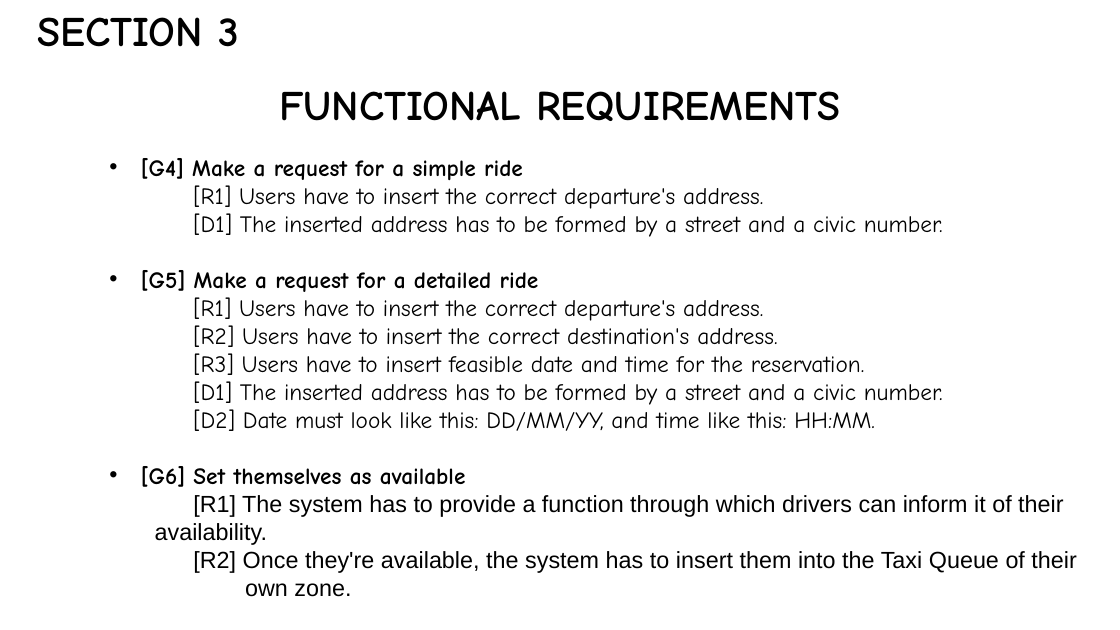
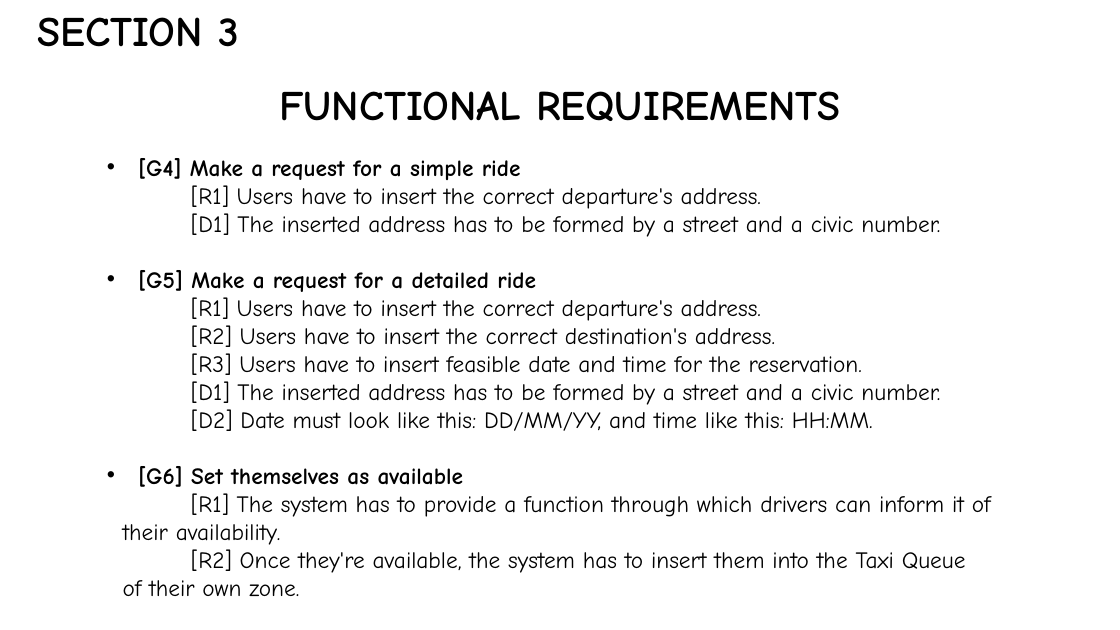
Before and after one commit to MassimoSchiavo/MyTaxiService-Schiavo-Cittar, a slide deck: slide 12 of Presentazione RASD/Presentazione RASD.pptx. Drawn at 1120x630 pixels with LibreOffice and Linux fonts; fonts in the diff are those of the drawing. Boxes give left, top, right and bottom in pixels: in the first picture for what was removed or moved away, otherwise in the second. Text is boxed around its words. In the diff, an @@ line names an element or a change of style, - is before the commit and + after.

```diff
--- a/Presentazione RASD/Presentazione RASD.pptx
+++ b/Presentazione RASD/Presentazione RASD.pptx
@@ text at bbox=[123, 493, 991, 596]: font Arial to Comic Neue in "[R1] The system has to provide a ...", "[R2] Once they're available, the system has ..."; alignment justified to left @@
```
Also in this commit, not shown: 2 other slides changed, 1 slide added, 1 other file.
